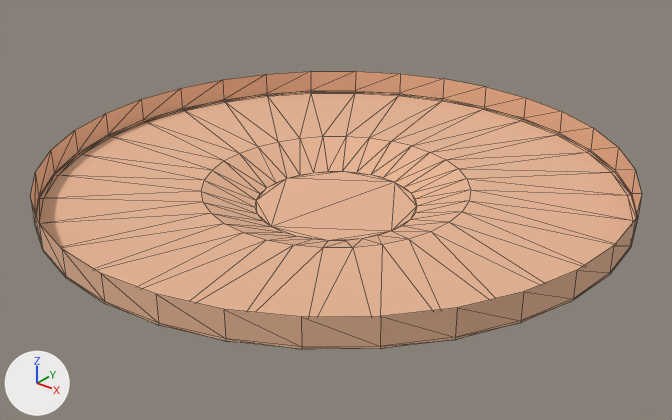
The glTF model public/model/Ground.glb: old version first, new version second.
Both versions are drawn from a camera (50 mm lens) standing at (36.7, -45.9, 28.0) and looking at (0.5, -0.7, -0.1). The lights are fixed; the arrows at lower left show +X, +Y and +Z. The first picture is the older version. Mesh edges are drawn as thin lines. Where no turn or scale is listed for an object, it has been applied to the vertices. Vertices at exactly the same position are counted once.

Script lines for the objects in view, before the commit:
```python
me_cylinder = bpy.data.meshes.new('Cylinder')
me_cylinder.from_pydata(...)  # 192 vertices, 350 faces; spans x -20.0..20.0, y -20.0..20.0, z 0.0..3.3
me_cylinder.materials.append(mat_ground)  # beige #e7b695
ob_ground = bpy.data.objects.new('Ground', me_cylinder)
ob_ground.location = (0.0, 0.0, 0.0)
```
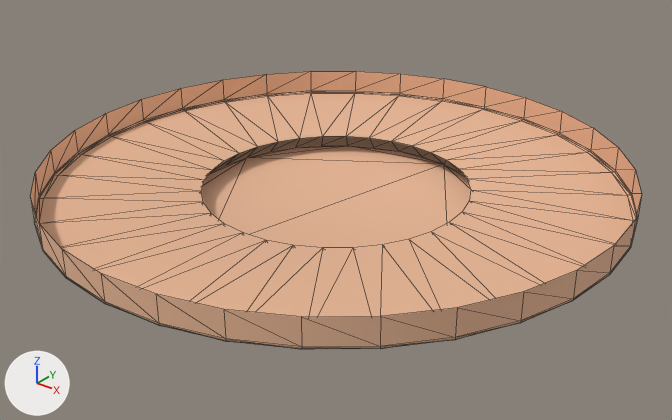
What changed in the scene script:
```text
Change me_cylinder:
    where me_cylinder.from_pydata(...)  # 192 vertices, 350 faces; spans x -20.0..20.0, y -20.0..20.0, z 0.0..3.3
    used by ob_ground; location = (0.0, 0.0, 0.0)
    me_cylinder part 1: all 32 vertices in x -5.6..5.6, y -5.6..5.6, z 0.0 are scaled about their middle by (1.92, 1.92, 1)
    me_cylinder part 2: all faces are now shaded smooth (340 of 350 changed)
```

What differs and where, as boxes [x1, y1, x2, y2] in the pictures (672 x 420 px; the box of a moved part takes in the faces that stretch with it):
part 1 of me_cylinder, moved or reshaped
    both: [201, 136, 471, 248]
part 2 of me_cylinder, shading changed
    both: [43, 88, 625, 349]
